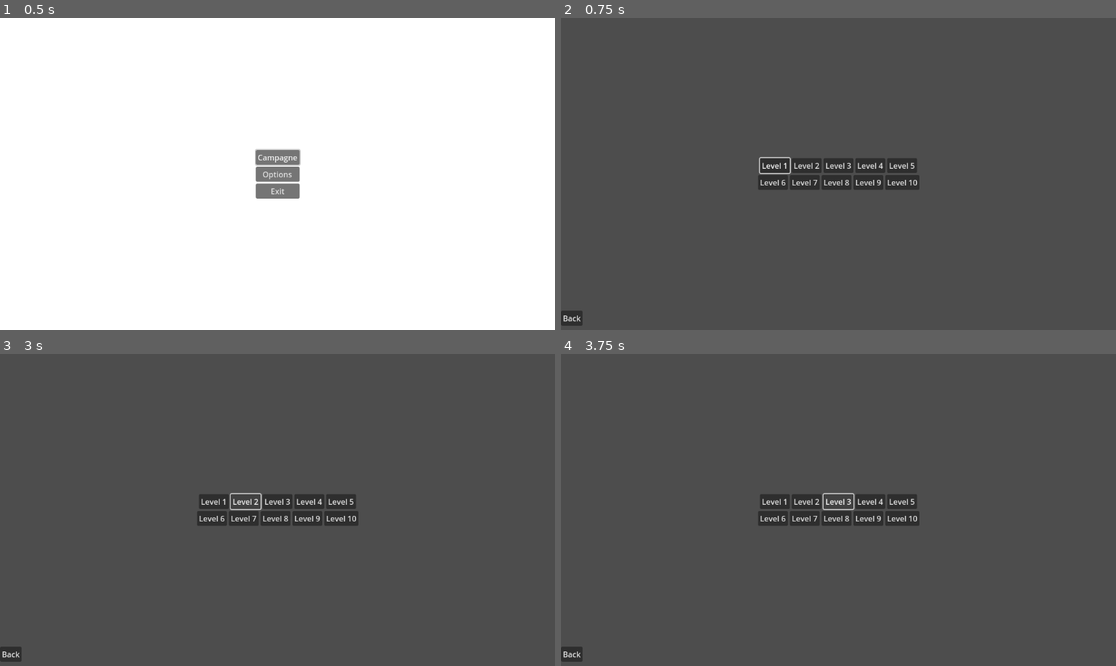
Above: before the commit, frames 1-4 (two rows, left to right).
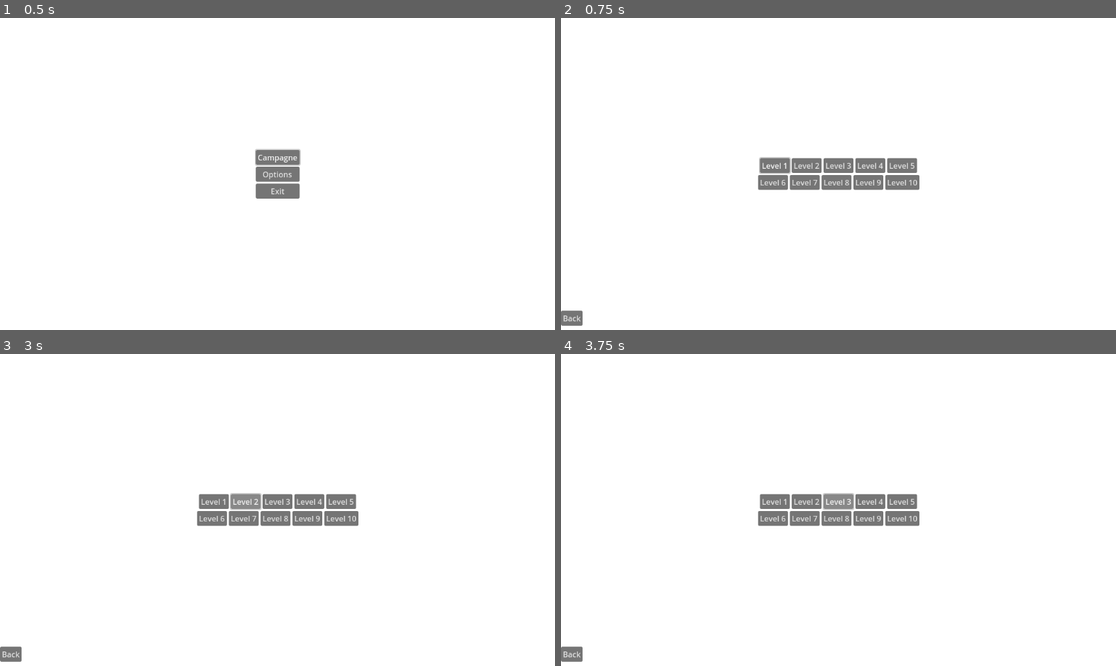
Above: after the commit, the same moments.

Repository: YannLeBezvoet/openGloryDays
Game: Godot game, scene res://scene/menu.tscn
Two runs of this game, one before a commit and one after it. Both use one fixed random seed, a clock stepped at 60 frames per second and the inputs below.
Inputs:
- Up to frame 1 (0.5 s): no input
- Up to frame 2 (0.75 s): click "Campagne" at 0.5 s
- Up to frame 3 (3 s): click "Level 1" at 1.25 s; click "Level 1" at 2 s; click "Level 2" at 2.75 s
- Up to frame 4 (3.75 s): click "Level 3" at 3.5 s

Frame 1 is identical in both runs. In frame 2, 100% of the frame differs, in the area x 0-100%, y 0-100%; in frame 3, 100%; in frame 4, 100%.

Commit message:
feat: white background on level scene

Diff:
--- a/scene/level_selector.tscn
+++ b/scene/level_selector.tscn
@@ -10,6 +10,14 @@
 grow_horizontal = 2
 grow_vertical = 2
 script = ExtResource("1_2bwt1")
+
+[node name="ColorRect" type="ColorRect" parent="."]
+layout_mode = 1
+anchors_preset = 15
+anchor_right = 1.0
+anchor_bottom = 1.0
+grow_horizontal = 2
+grow_vertical = 2
 
 [node name="LevelContainer" type="GridContainer" parent="."]
 layout_mode = 1
